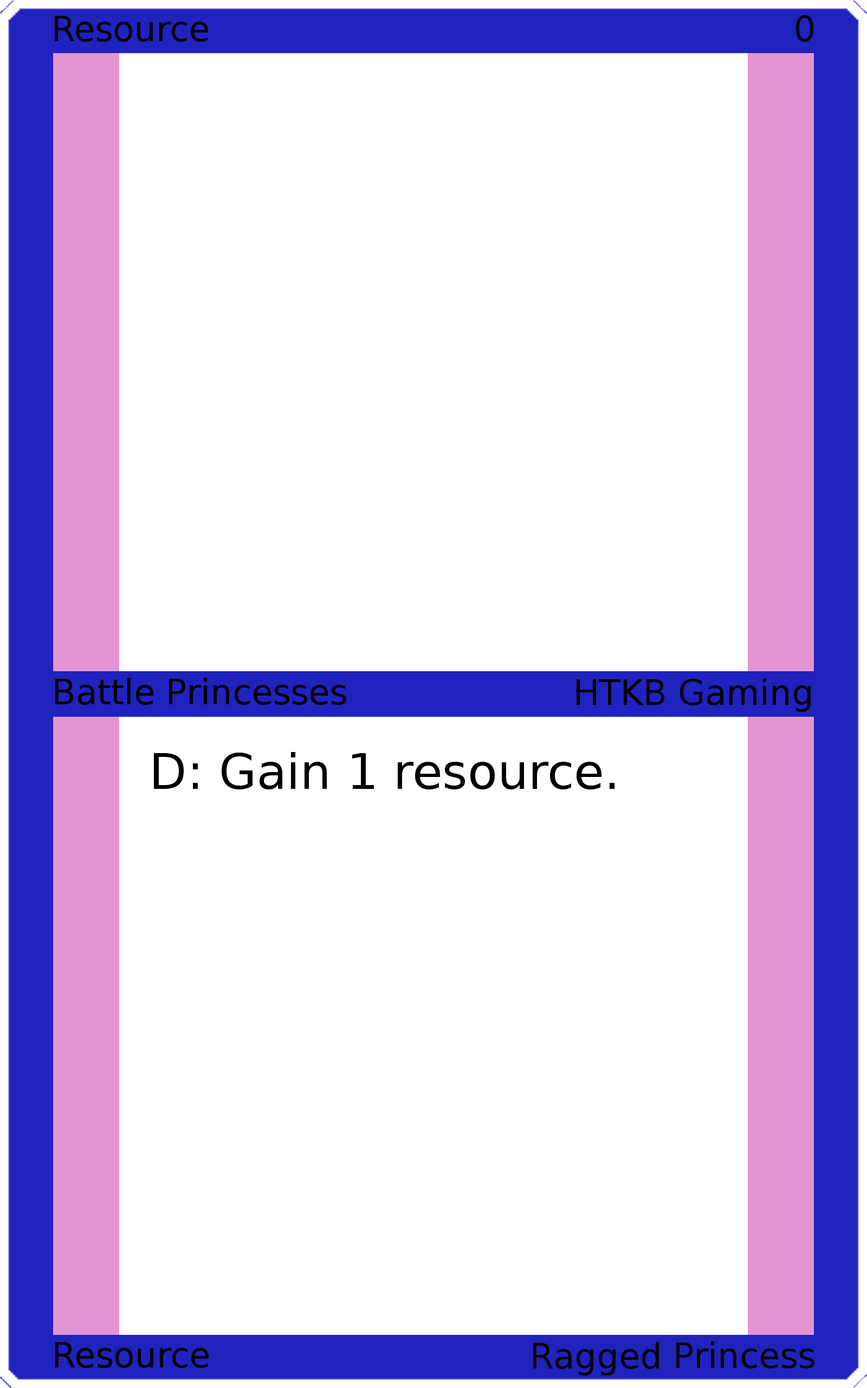
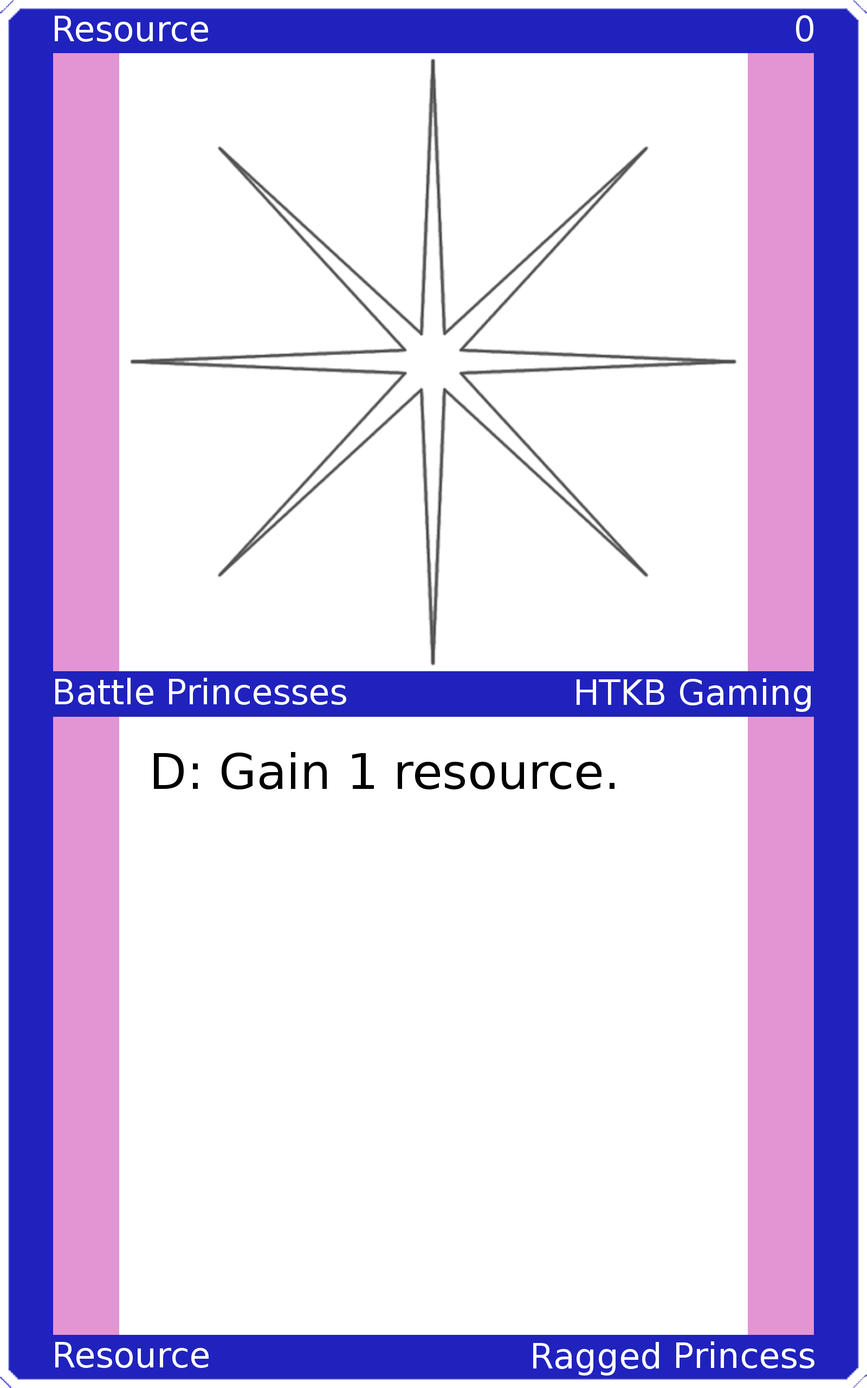
Revision of a layered 867x1388 image; what changed, layer by layer:
painted on "Upper Left" over [left=54, top=15, right=209, bottom=42]
painted on "Upper Right" over [left=796, top=15, right=814, bottom=42]
painted on "Mid Left" over [left=55, top=677, right=347, bottom=705]
painted on "Mid Right" over [left=576, top=678, right=811, bottom=712]
painted on "Bottom Left" over [left=55, top=1341, right=209, bottom=1368]
painted on "Bottom Right" over [left=533, top=1340, right=815, bottom=1376]
added layer "Art" above "Top Background" over [left=129, top=57, right=738, bottom=666]
